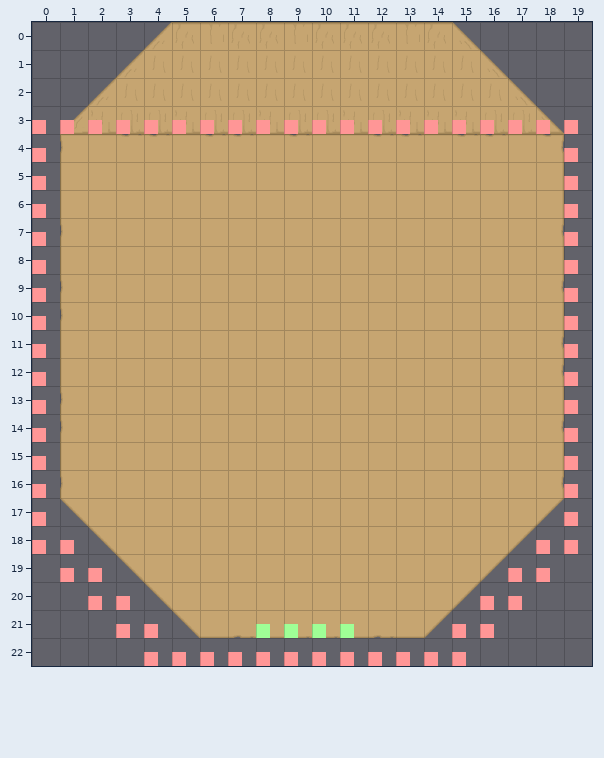
A Tiled map gets an edit: Output/Assets/Maps/mapCircus.tmx. Above, as it was before the edit.
Cells are 64x64 px. Shown: x 0..19, y 0..22.
After the commit:
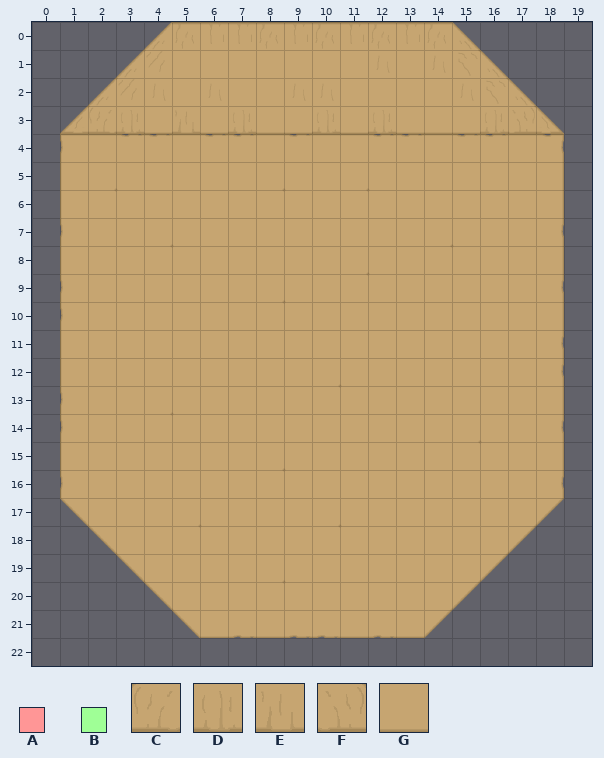
Key: from "MapMetaData": A 0, B 1; from "Pared y puerta tienda": C 13, D 14, E 15, F 16; from "Tienda interior": G 1.
_ is an empty cell.
Difference:
{"where": "layer \"Pared\""}
{"y":3,"x":2,"old":"E","new":"C"}
{"y":3,"x":4,"old":"D","new":"G"}
{"y":3,"x":6,"old":"D","new":"G"}
{"y":3,"x":8,"old":"ED","new":"GG"}
{"y":3,"x":11,"old":"E","new":"G"}
{"y":3,"x":13,"old":"EEE","new":"GGG"}
{"y":3,"x":17,"old":"D","new":"F"}
{"where": "layer \"Colliders\" (now hidden)"}
{"y":3,"x":0,"old":"AAAAAAAAAAAAAAAAAAAA","new":"____________________"}
{"y":4,"x":0,"old":"A","new":"_"}
{"y":4,"x":19,"old":"A","new":"_"}
{"y":5,"x":0,"old":"A","new":"_"}
{"y":5,"x":19,"old":"A","new":"_"}
{"y":6,"x":0,"old":"A","new":"_"}
{"y":6,"x":19,"old":"A","new":"_"}
{"y":7,"x":0,"old":"A","new":"_"}
{"y":7,"x":19,"old":"A","new":"_"}
{"y":8,"x":0,"old":"A","new":"_"}
{"y":8,"x":19,"old":"A","new":"_"}
{"y":9,"x":0,"old":"A","new":"_"}
{"y":9,"x":19,"old":"A","new":"_"}
{"y":10,"x":0,"old":"A","new":"_"}
{"y":10,"x":19,"old":"A","new":"_"}
{"y":11,"x":0,"old":"A","new":"_"}
{"y":11,"x":19,"old":"A","new":"_"}
{"y":12,"x":0,"old":"A","new":"_"}
{"y":12,"x":19,"old":"A","new":"_"}
{"y":13,"x":0,"old":"A","new":"_"}
{"y":13,"x":19,"old":"A","new":"_"}
{"y":14,"x":0,"old":"A","new":"_"}
{"y":14,"x":19,"old":"A","new":"_"}
{"y":15,"x":0,"old":"A","new":"_"}
{"y":15,"x":19,"old":"A","new":"_"}
{"y":16,"x":0,"old":"A","new":"_"}
{"y":16,"x":19,"old":"A","new":"_"}
{"y":17,"x":0,"old":"A","new":"_"}
{"y":17,"x":19,"old":"A","new":"_"}
{"y":18,"x":0,"old":"AA","new":"__"}
{"y":18,"x":18,"old":"AA","new":"__"}
{"y":19,"x":1,"old":"AA","new":"__"}
{"y":19,"x":17,"old":"AA","new":"__"}
{"y":20,"x":2,"old":"AA","new":"__"}
{"y":20,"x":16,"old":"AA","new":"__"}
{"y":21,"x":3,"old":"AA","new":"__"}
{"y":21,"x":8,"old":"BBBB","new":"____"}
{"y":21,"x":15,"old":"AA","new":"__"}
{"y":22,"x":4,"old":"AAAAAAAAAAAA","new":"____________"}
